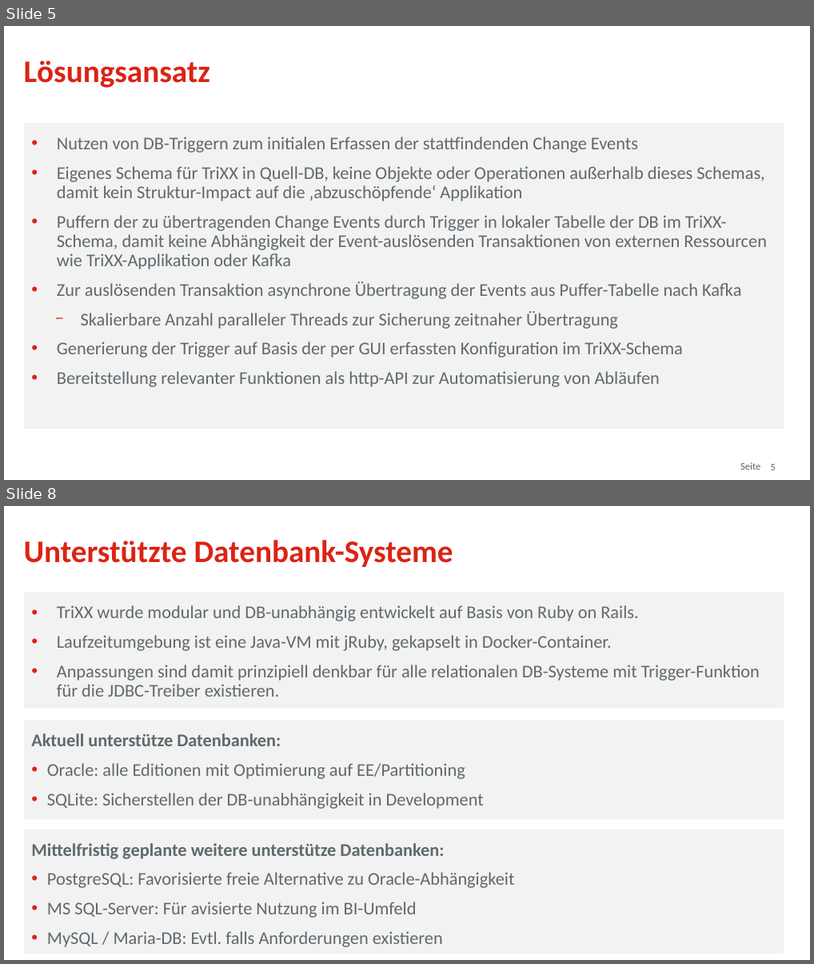
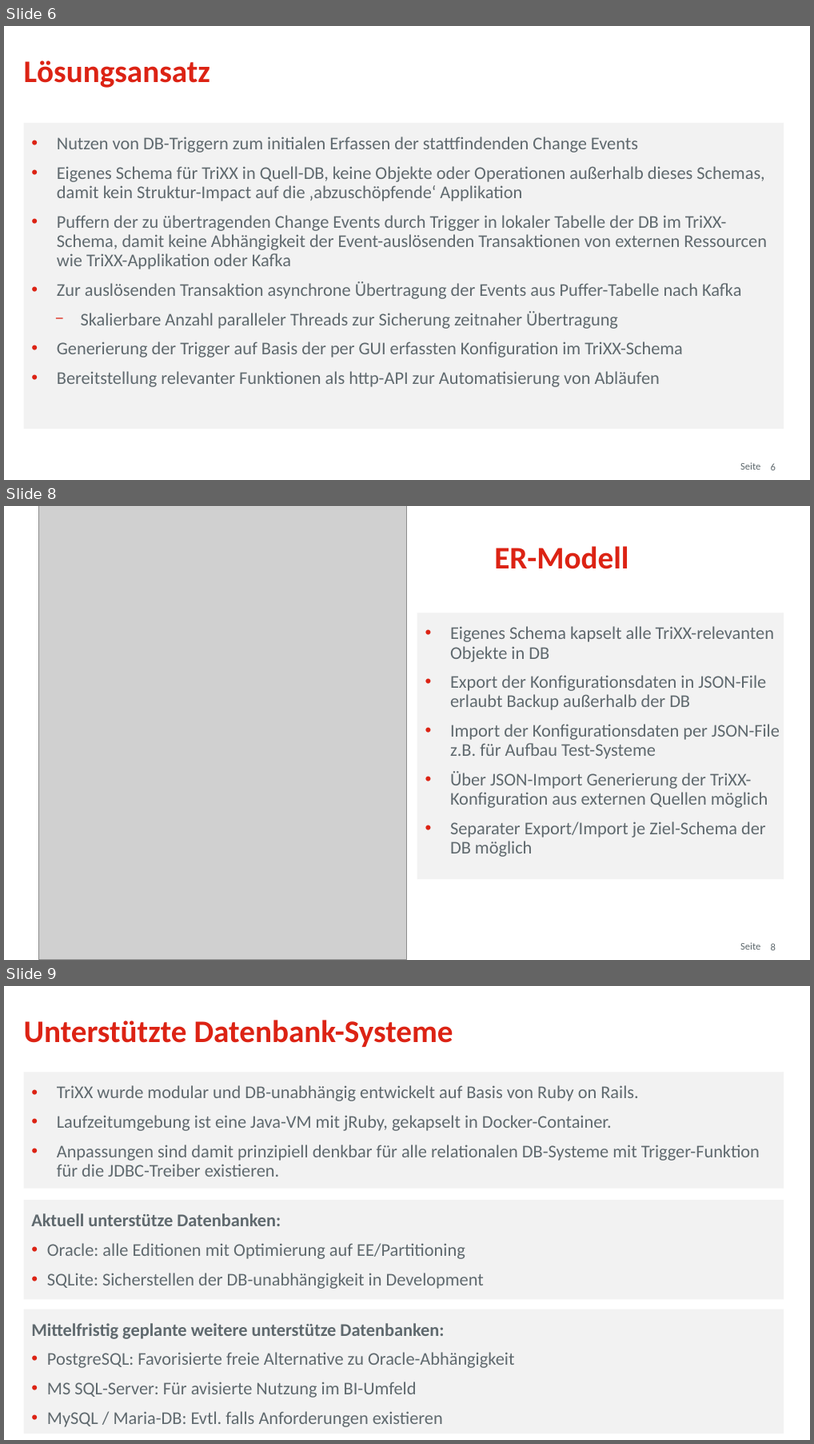
Before and after one commit to osp-ottogroup/movex-cdc, a slide deck: doc/2020-09_TriXX_Otto_QConf.pptx. Shown one above the other, each under a label of ours: slides 5 and 8 before the commit, slides 6, 8 and 9 after it; the slides between them are not shown. The pictures are 814x964 and 814x1444 pixels, drawn with LibreOffice and Linux fonts; fonts in the diff are those of the drawing; grey boxes stand for pictures; background and template pictures are left out. Boxes give left, top, right and bottom in pixels: in the first picture for what was removed or moved away, otherwise in the second. Text is boxed around its words. In the diff, an @@ line names an element or a change of style, - is before the commit and + after.

```diff
--- a/doc/2020-09_TriXX_Otto_QConf.pptx
+++ b/doc/2020-09_TriXX_Otto_QConf.pptx
@@ slide 8 added at bbox=[4, 506, 810, 960], background #FFFFFF @@
@@ picture added at bbox=[38, 506, 407, 959] @@
@@ title added at bbox=[494, 546, 629, 569], 28 pt, text #DC2314, bold @@
+ER-Modell
@@ rectangle added at bbox=[418, 612, 785, 879], fill #F2F2F2, 16 pt, text #5F696E @@
+• Eigenes Schema kapselt alle TriXX-relevanten Objekte in DB
+• Export der Konfigurationsdaten in JSON-File erlaubt Backup außerhalb der DB
+• Import der Konfigurationsdaten per JSON-File z.B. für Aufbau Test-Systeme
+• Über JSON-Import Generierung der TriXX-Konfiguration aus externen Quellen möglich
+• Separater Export/Import je Ziel-Schema der DB möglich
@@ text added at bbox=[741, 942, 761, 949], 9 pt, text #5F696E @@
+Seite
@@ page number added at bbox=[771, 943, 776, 950], 9 pt, text #5F696E @@
+8
@@ what was slide 5 is now slide 6 @@
@@ what was slide 8 is now slide 9 @@
```
Also in this commit, not shown: 6 slides changed, 10 other slides added, 6 slides removed.
